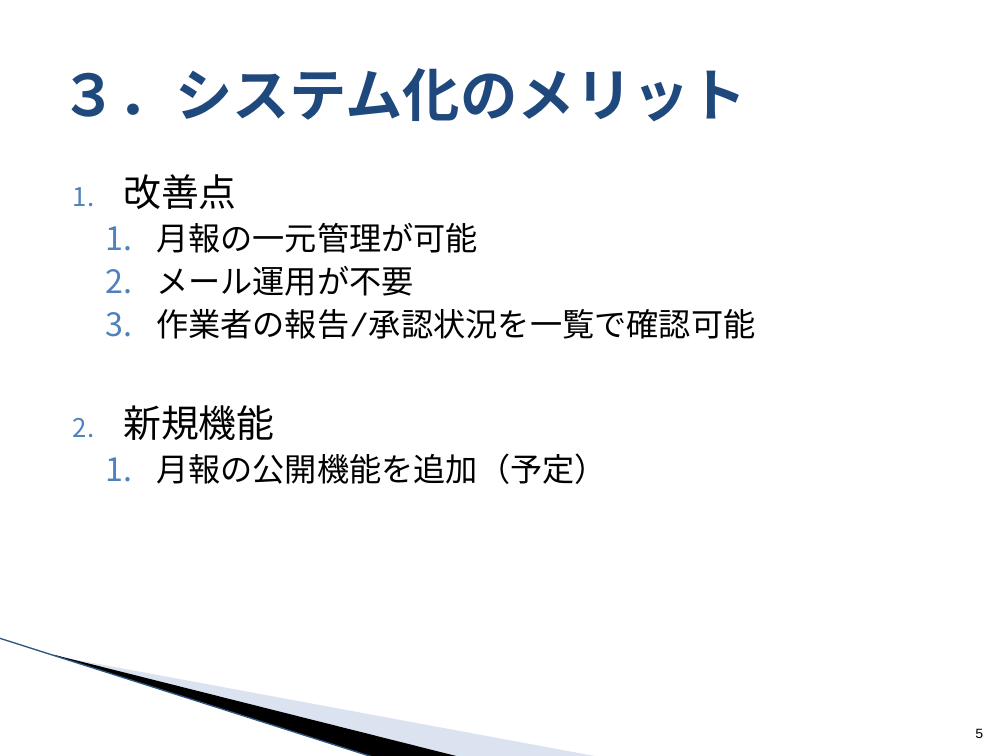
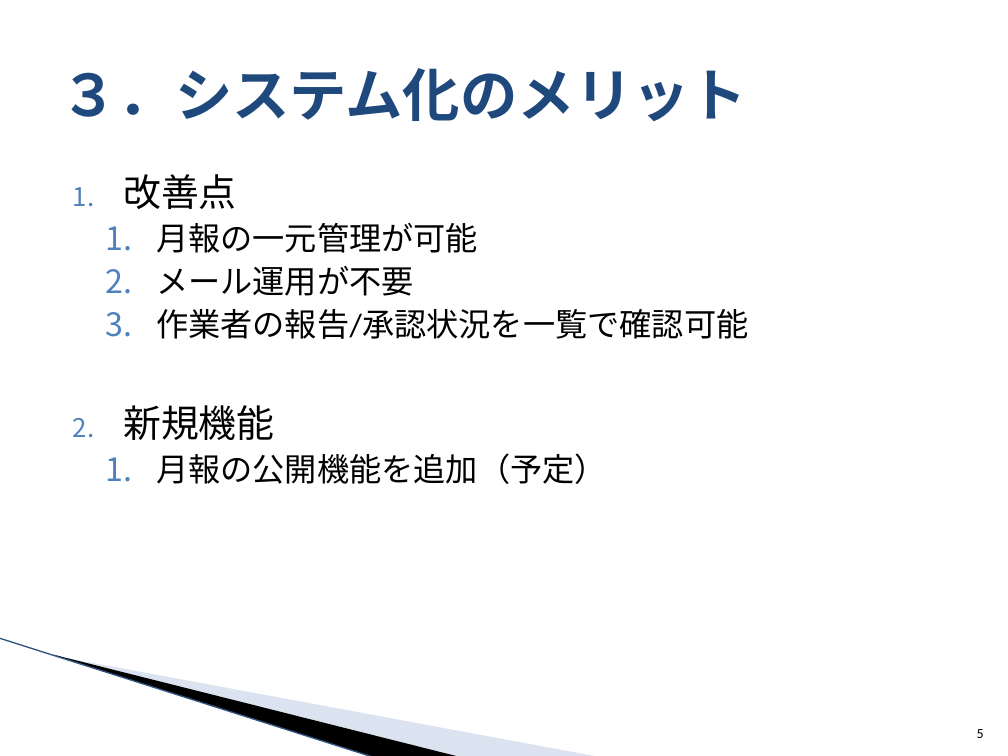
Before and after one commit to around7days/AppFreeMemo, a slide deck: slide 5 of 月報管理システム 提案資料.pptx. Drawn at 1008x756 pixels with LibreOffice and Linux fonts; fonts in the diff are those of the drawing; background and template pictures are left out. Boxes give left, top, right and bottom in pixels: in the first picture for what was removed or moved away, otherwise in the second. Text is boxed around its words. In the diff, an @@ line names an element or a change of style, - is before the commit and + after.

```diff
--- a/月報管理システム 提案資料.pptx
+++ b/月報管理システム 提案資料.pptx
@@ text "改善点" at box(123, 174, 748, 484): font Courier New to Calibri @@
@@ page number at box(977, 729, 984, 738): font Courier New to Calibri @@
```
Also in this commit, not shown: 9 other slides changed, 3 slides added, 2 slides removed.
